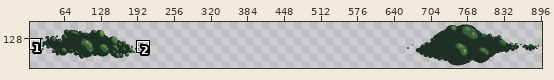
Edited in one commit: pixel-art file (parallax/images/uccloudstoxic1/2.aseprite). Above: a wide view before the commit, with the close-up outlined.
Close-up. Before the edit:
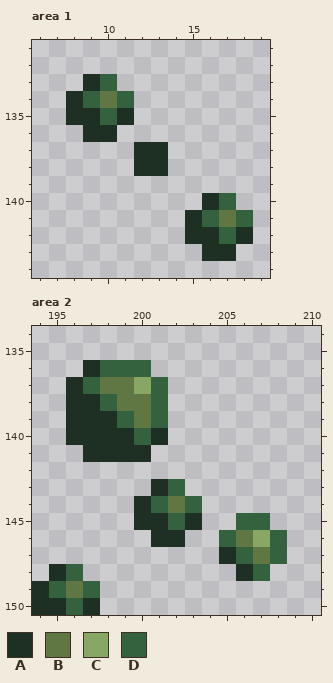
1014x512 pixels, 1 frame. Shown: area 1: x 6..19, y 131..144; area 2: x 194..210, y 134..150. The wide view leaves out empty margins. The commit also changed other parts of the picture, which this record leaves out.
Palette (. is transparent): A #1e2f23  B #607744  C #88a664  D #34623f
Pixels before, area 1, first column x 8:
133 .AD........
134 ADBD.......
135 AADA.......
136 .AA........
137 ....AA.....
138 ....AA.....
139 ...........
140 ........AD.
141 .......ADBD
142 .......AADA
143 ........AA.
Pixels before, area 2, first column x 194:
136 ...ADDD........
137 ..ADBBCD.......
138 ..AADBBD.......
139 ..AAADBD.......
140 ..AAAADA.......
141 ...AAAA........
142 ...............
143 .......AD......
144 ......ADBD.....
145 ......AADA..DD.
146 .......AA..DBCD
147 ...........ADBD
148 .AD.........AD.
149 ADBD...........
150 AADA...........
And afterwards:
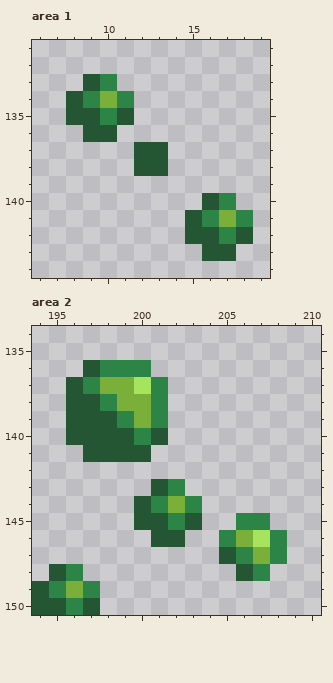
The edit:
{"colour":"A","old":"#1e2f23","new":"#245633"}
{"colour":"B","old":"#607744","new":"#7aaf3a"}
{"colour":"C","old":"#88a664","new":"#a7e45e"}
{"colour":"D","old":"#34623f","new":"#2c8547"}
